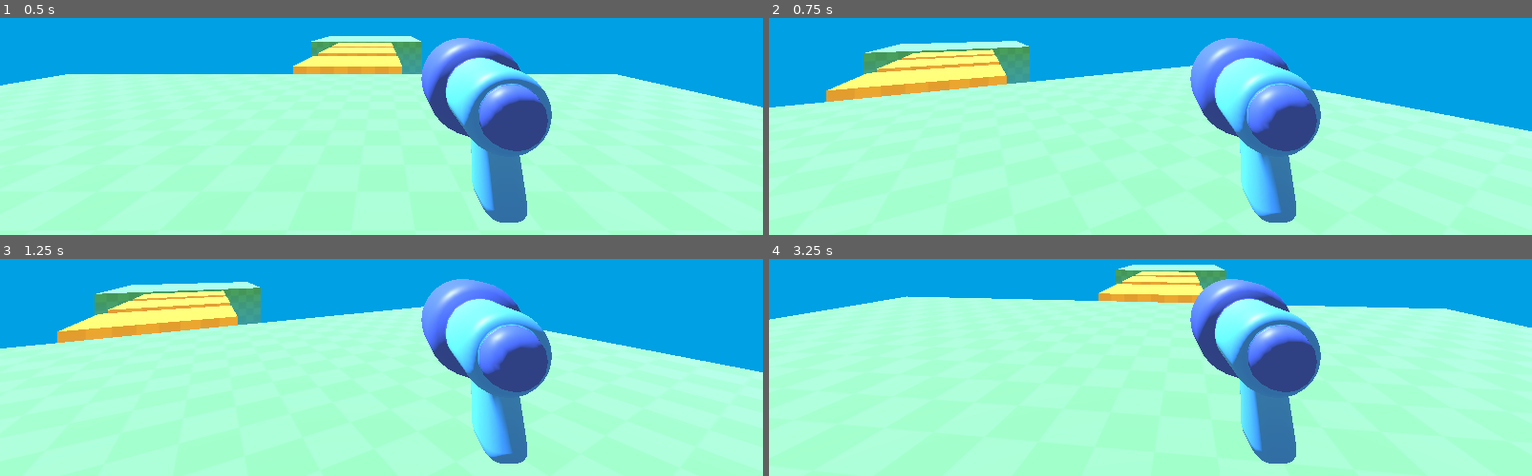
Above: before the commit, frames 1-4 (two rows, left to right).
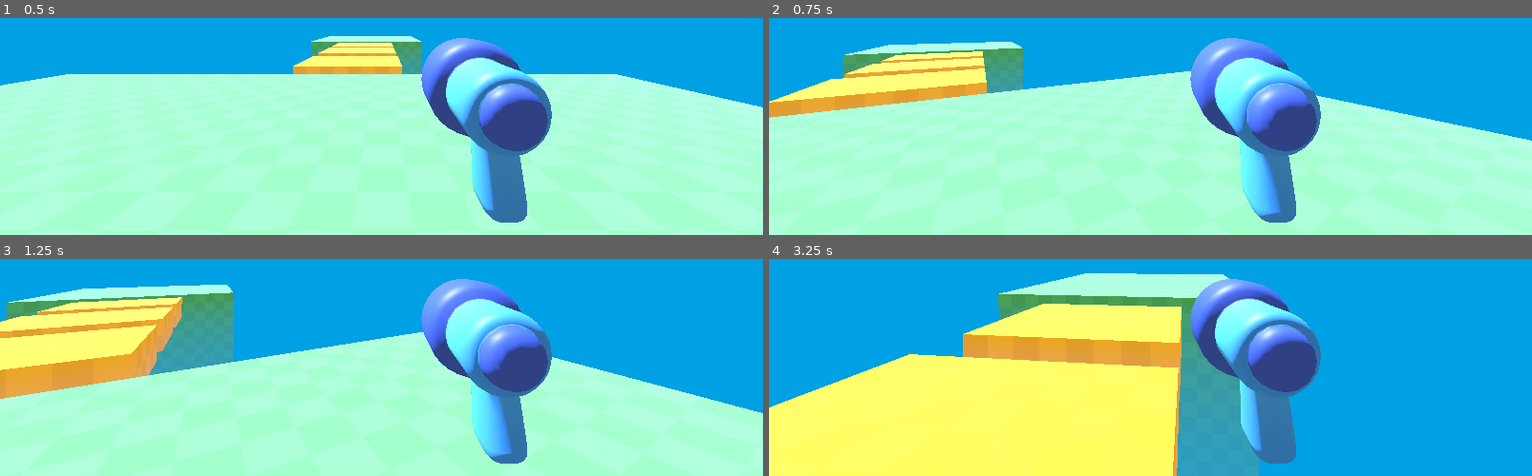
Above: after the commit, the same moments.

Repository: autrera/tutorial-fps-survivors-arena
Game: Godot game, scene res://level/temporary_level.tscn
The game is run twice, just before and just after one commit, with the same random seed, the same clock (stepped at 60 frames per second) and the same inputs.
Inputs (mouse positions are in pixels of both pictures, inside the frame that each line leads up to):
- Up to frame 1 (0.5 s): no input
- Up to frame 2 (0.75 s): tap Enter at 0.5 s; move the mouse to (1188, 20) at 0.52 s; hold W (move_forward, bound only after the commit) from 0.53 s (still down)
- Up to frame 3 (1.25 s): keep holding W (move_forward, bound only after the commit)
- Up to frame 4 (3.25 s): keep holding W (move_forward, bound only after the commit); move the mouse to (1112, 263) at 1.27 s; move the mouse to (outside the picture) at 2.02 s; move the mouse to (1142, 269) at 2.77 s

Frame 1 is identical in both runs. In frame 2, 5.9% of the frame differs, in the area x 0-100%, y 10-68%; in frame 3, 20%; in frame 4, 75%, in the area x 0-100%, y 2-100%.

Commit message:
Code the ground movement

Diff:
--- a/player.gd
+++ b/player.gd
@@ -13,3 +13,19 @@
 		)
 	elif event.is_action_pressed("ui_cancel"):
 		Input.set_mouse_mode(Input.MOUSE_MODE_VISIBLE)
+
+func _physics_process(delta: float) -> void:
+	const SPEED = 5.5
+
+	var input_direction_2D = Input.get_vector(
+		"move_left", "move_right", "move_forward", "move_back"
+	)
+	var input_direction_3D = Vector3(
+		input_direction_2D.x, 0.0, input_direction_2D.y
+	)
+	var direction = transform.basis * input_direction_3D
+
+	velocity.x = direction.x * SPEED
+	velocity.z = direction.z * SPEED
+
+	move_and_slide()
--- a/project.godot
+++ b/project.godot
@@ -15,6 +15,29 @@
 config/features=PackedStringArray("4.4", "Mobile")
 config/icon="res://icon.svg"
 
+[input]
+
+move_left={
+"deadzone": 0.2,
+"events": [Object(InputEventKey,"resource_local_to_scene":false,"resource_name":"","device":-1,"window_id":0,"alt_pressed":false,"shift_pressed":false,"ctrl_pressed":false,"meta_pressed":false,"pressed":false,"keycode":0,"physical_keycode":65,"key_label":0,"unicode":97,"location":0,"echo":false,"script":null)
+]
+}
+move_right={
+"deadzone": 0.2,
+"events": [Object(InputEventKey,"resource_local_to_scene":false,"resource_name":"","device":-1,"window_id":0,"alt_pressed":false,"shift_pressed":false,"ctrl_pressed":false,"meta_pressed":false,"pressed":false,"keycode":0,"physical_keycode":68,"key_label":0,"unicode":101,"location":0,"echo":false,"script":null)
+]
+}
+move_forward={
+"deadzone": 0.2,
+"events": [Object(InputEventKey,"resource_local_to_scene":false,"resource_name":"","device":-1,"window_id":0,"alt_pressed":false,"shift_pressed":false,"ctrl_pressed":false,"meta_pressed":false,"pressed":false,"keycode":0,"physical_keycode":87,"key_label":0,"unicode":44,"location":0,"echo":false,"script":null)
+]
+}
+move_back={
+"deadzone": 0.2,
+"events": [Object(InputEventKey,"resource_local_to_scene":false,"resource_name":"","device":-1,"window_id":0,"alt_pressed":false,"shift_pressed":false,"ctrl_pressed":false,"meta_pressed":false,"pressed":false,"keycode":0,"physical_keycode":83,"key_label":0,"unicode":111,"location":0,"echo":false,"script":null)
+]
+}
+
 [rendering]
 
 renderer/rendering_method="mobile"
